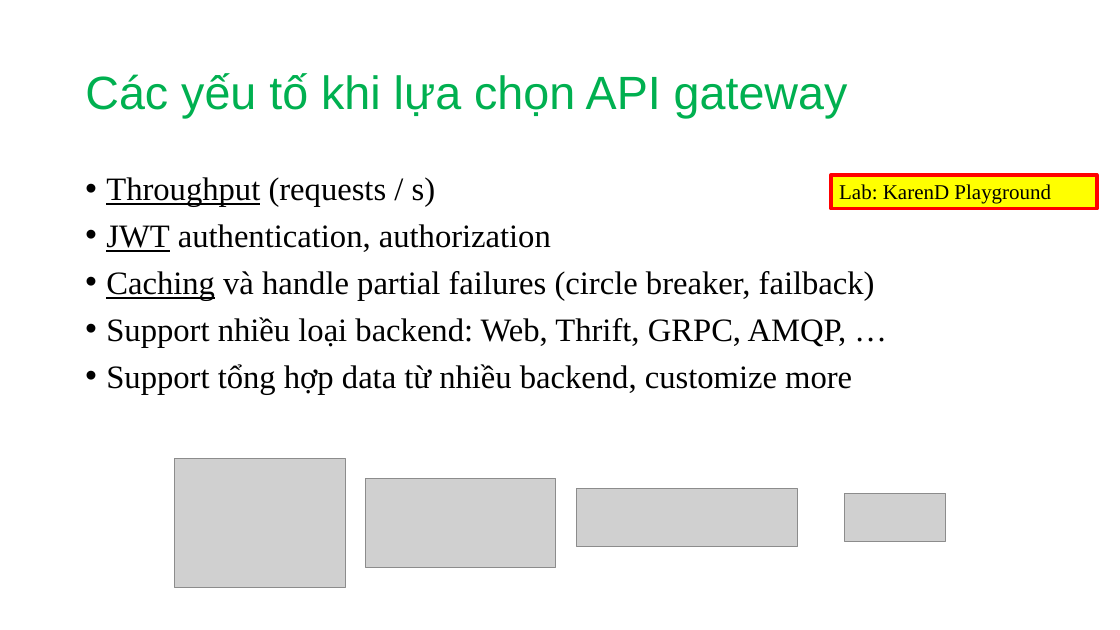
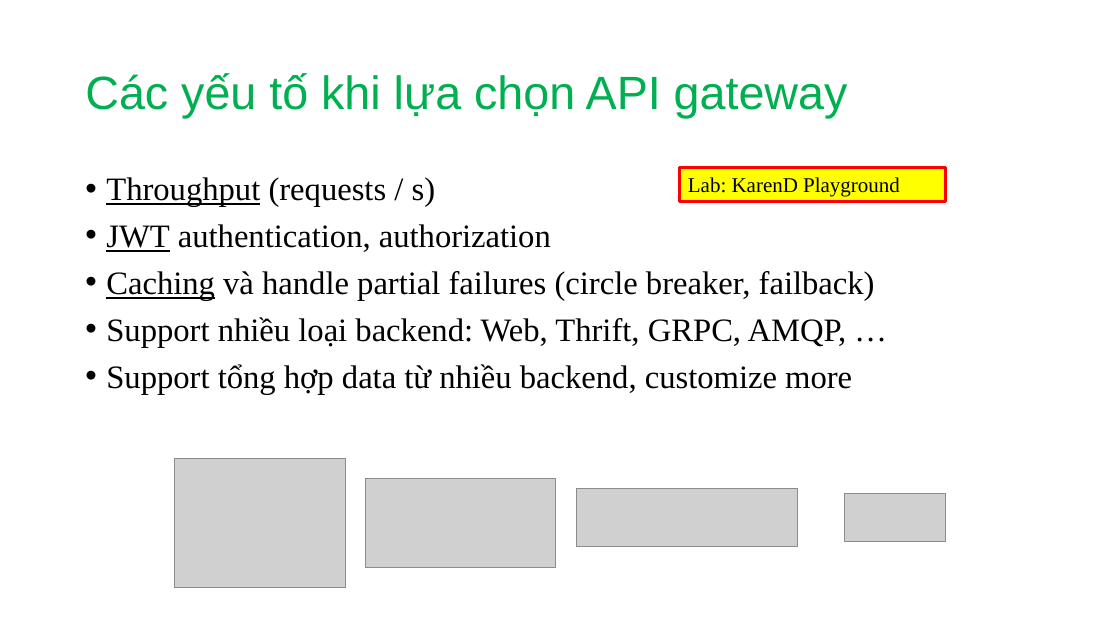
Before and after one commit to tuanndd/microservices-labs, a slide deck: slide 4 of module-2/Building-Microservices-Using-an-API-Gateway.pptx. Drawn at 1120x630 pixels with LibreOffice and Linux fonts; fonts in the diff are those of the drawing; grey boxes stand for pictures. Boxes give left, top, right and bottom in pixels: in the first picture for what was removed or moved away, otherwise in the second. Text is boxed around its words. In the diff, an @@ line names an element or a change of style, - is before the commit and + after.

```diff
--- a/module-2/Building-Microservices-Using-an-API-Gateway.pptx
+++ b/module-2/Building-Microservices-Using-an-API-Gateway.pptx
@@ rectangle "Lab: KarenD Playground": place and size @@
-rectangle "Lab: KarenD Playground" at [831, 175, 1097, 208]
+rectangle "Lab: KarenD Playground" at [680, 167, 946, 201]
```
Also in this commit, not shown: 1 other slide changed, 7 other files.
